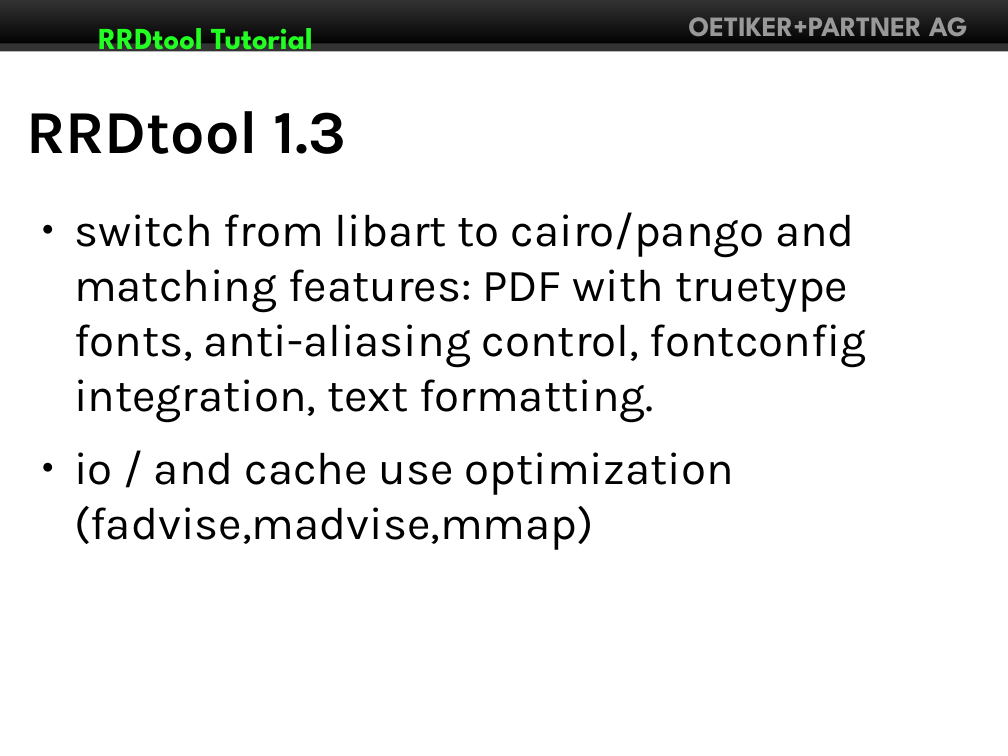
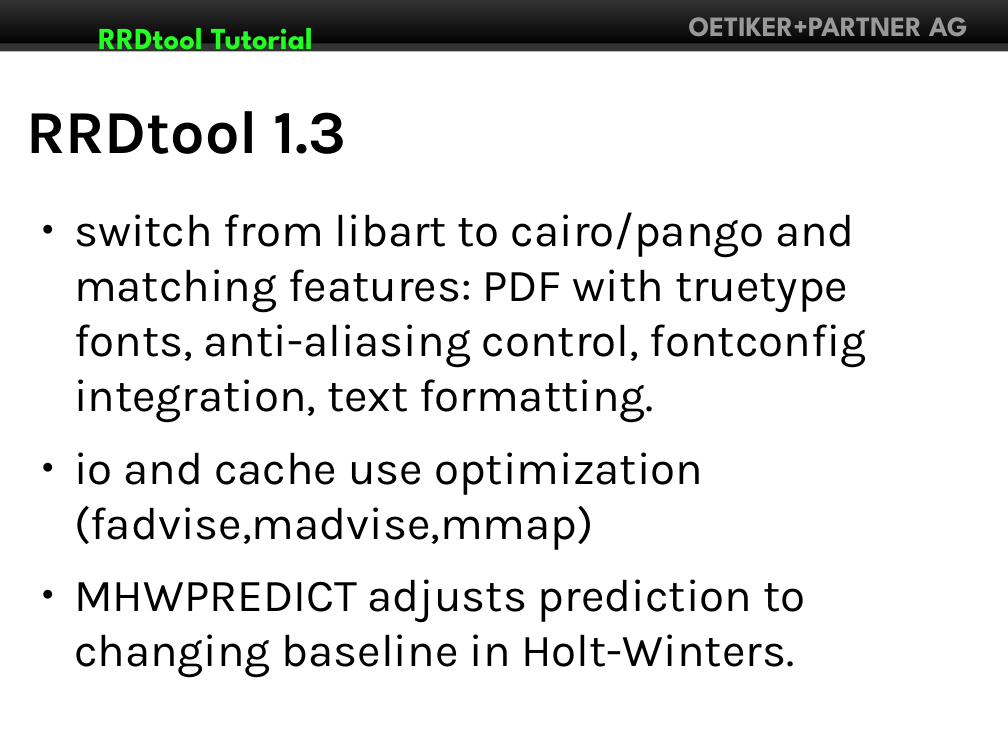
Before and after one commit to Distrotech/rrdtool, a slide deck: slide 46 of tutorial/emanics/rrdtutorial.odp. Drawn at 1008x756 pixels with LibreOffice and Linux fonts; fonts in the diff are those of the drawing. Boxes give left, top, right and bottom in pixels: in the first picture for what was removed or moved away, otherwise in the second. Text is boxed around its words. In the diff, an @@ line names an element or a change of style, - is before the commit and + after.

```diff
--- a/tutorial/emanics/rrdtutorial.odp
+++ b/tutorial/emanics/rrdtutorial.odp
@@ text at box(74, 452, 805, 678): text changed @@
-● io / and cache use optimization (fadvise,madvise,mmap)
+● io and cache use optimization (fadvise,madvise,mmap)
+● MHWPREDICT adjusts prediction to changing baseline in Holt-Winters.
```
Also in this commit, not shown: 1 other slide changed, 2 other files.
